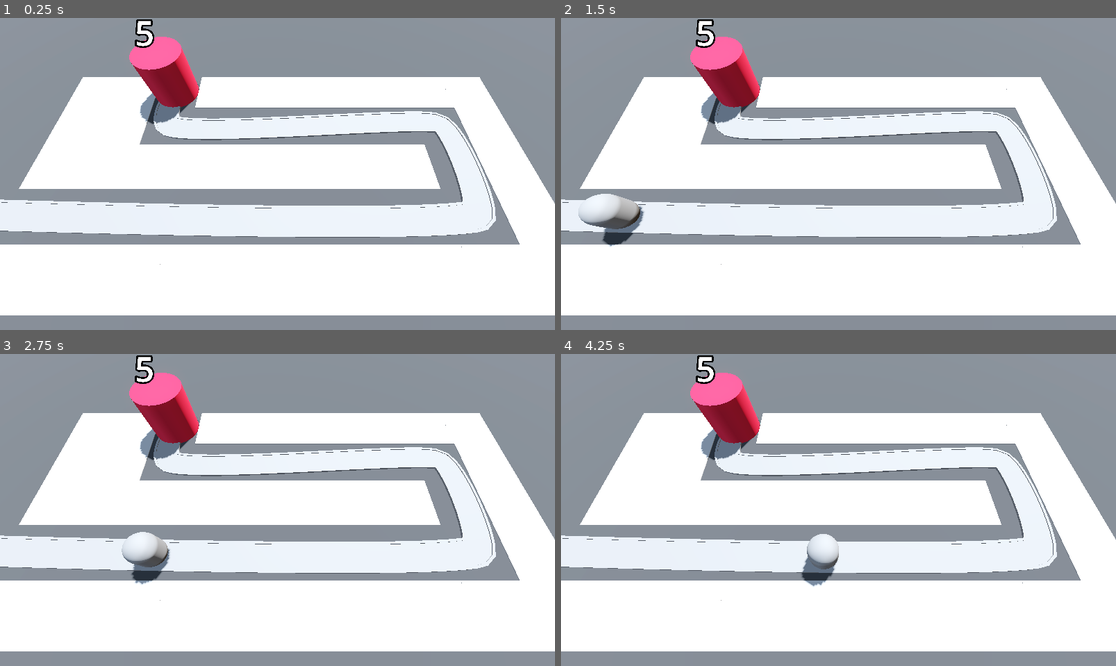
Above: before the commit, frames 1-4 (two rows, left to right).
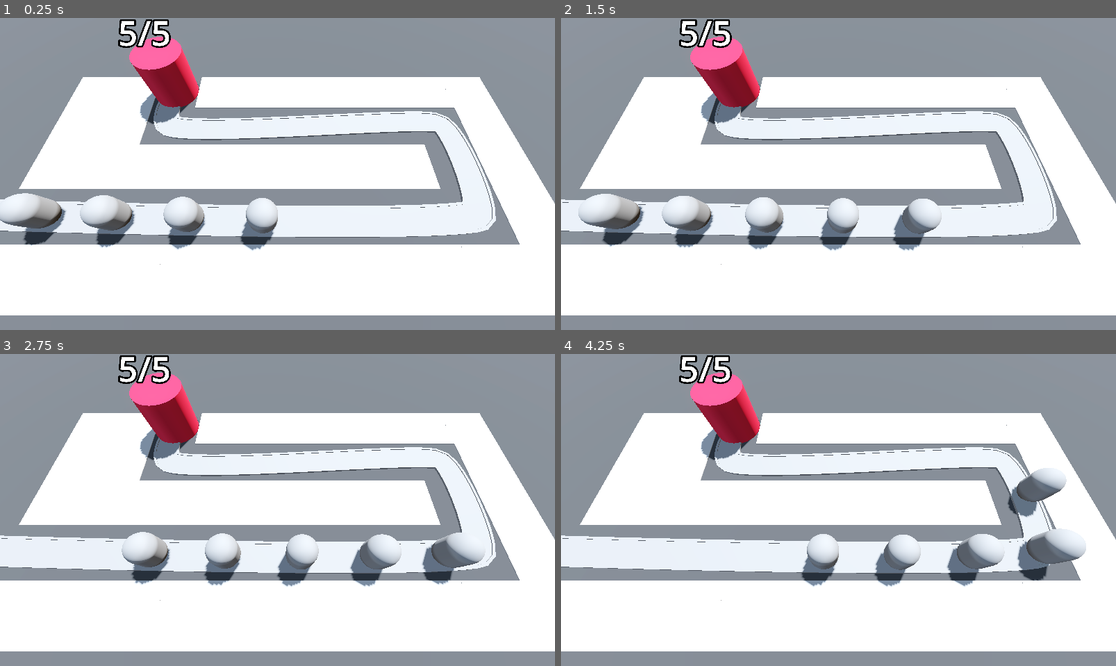
Above: after the commit, the same moments.

Repository: e-cornwell/Barbarian-Blaster
Game: Godot game, scene res://BaseLevel.tscn
Two runs of this game, one before a commit and one after it. Both use one fixed random seed, a clock stepped at 60 frames per second and the inputs below.
Inputs:
- Up to frame 1 (0.25 s): no input
- Up to frame 2 (1.5 s): no input
- Up to frame 3 (2.75 s): no input
- Up to frame 4 (4.25 s): no input

The runs differ from the first frame. In frame 1, 3.9% of the frame differs, in the area x 0-51%, y 0-75%; in frame 2, 3.6%; in frame 3, 3.8%; in frame 4, 4.4%, in the area x 21-95%, y 0-75%.

Commit message:
Text colors changing wiht lerp function

Diff:
--- a/Base/base.gd
+++ b/Base/base.gd
@@ -1,12 +1,24 @@
 extends Node3D
 
 @export var max_health: int = 5
+
+var current_health: int:
+	set(health_in):
+		current_health = health_in
+		print("health was changed")
+		label_3d.text = str(current_health) + "/" + str(max_health)
+		var red: Color = Color.RED
+		var white: Color = Color.WHITE
+		label_3d.modulate = red.lerp(white, float(current_health) / float(max_health))
+		if current_health < 1:
+			get_tree().reload_current_scene()
+
+
 @onready var label_3d: Label3D = $Label3D
 
 func _ready() -> void:
-	label_3d.text = str(max_health)
+	current_health = max_health
 
 func take_damage() -> void:
 	print("Damage dealt to base")
-	max_health -= 1
-	label_3d.text = str(max_health)
+	current_health -= 1
--- a/BaseLevel.tscn
+++ b/BaseLevel.tscn
@@ -101,5 +101,21 @@
 [node name="Enemy" parent="Path3D" instance=ExtResource("2_5x8ra")]
 transform = Transform3D(0.000626499, 0, -0.999966, 0, 1, 0, 0.999966, 0, 0.000626499, -22.5771, 0, 5.93078)
 
+[node name="Enemy2" parent="Path3D" instance=ExtResource("2_5x8ra")]
+transform = Transform3D(-0.0277818, 0, -0.99958, 0, 1, 0, 0.99958, 0, -0.0277818, -17.5794, 0, 6.08006)
+progress = 5.0
+
+[node name="Enemy3" parent="Path3D" instance=ExtResource("2_5x8ra")]
+transform = Transform3D(-0.0239294, 0, -0.99968, 0, 1, 0, 0.99968, 0, -0.0239294, -12.581, 0, 6.20948)
+progress = 10.0
+
+[node name="Enemy4" parent="Path3D" instance=ExtResource("2_5x8ra")]
+transform = Transform3D(-0.0193951, 0, -0.999778, 0, 1, 0, 0.999778, 0, -0.0193951, -7.58221, 0, 6.31822)
+progress = 15.0
+
+[node name="Enemy5" parent="Path3D" instance=ExtResource("2_5x8ra")]
+transform = Transform3D(-0.0133461, 0, -0.999877, 0, 1, 0, 0.999877, 0, -0.0133461, -2.58289, 0, 6.40095)
+progress = 20.0
+
 [node name="Base" parent="." instance=ExtResource("3_o2j4u")]
 transform = Transform3D(1, 0, 0, 0, 1, 0, 0, 0, 1, -10, 0, -6)
